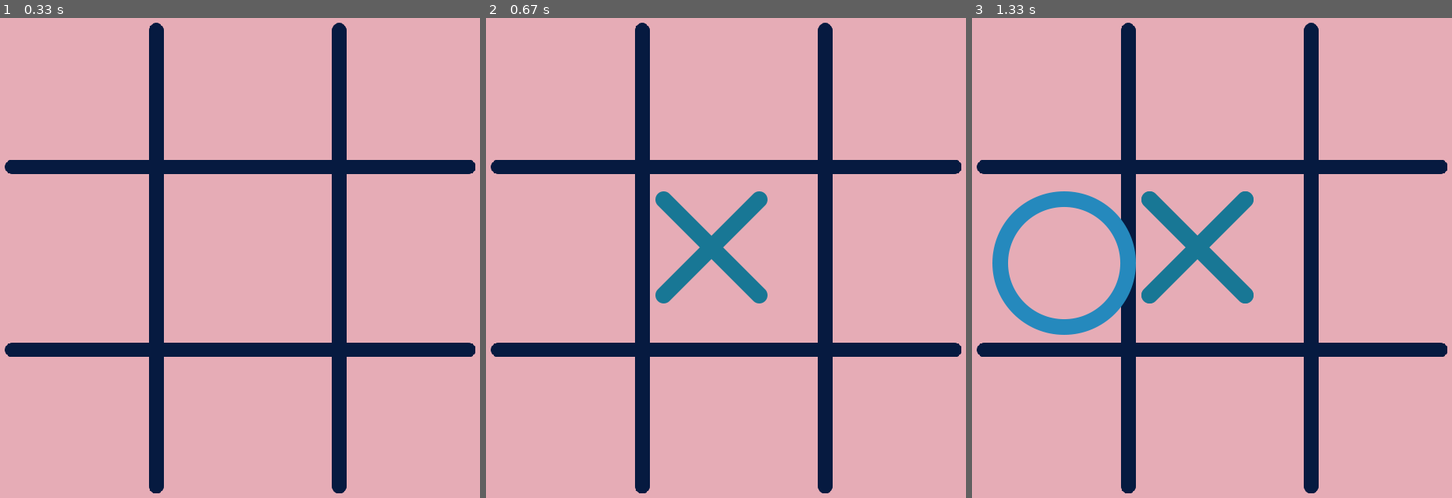
Above: before the commit, frames 1-3 (left to right).
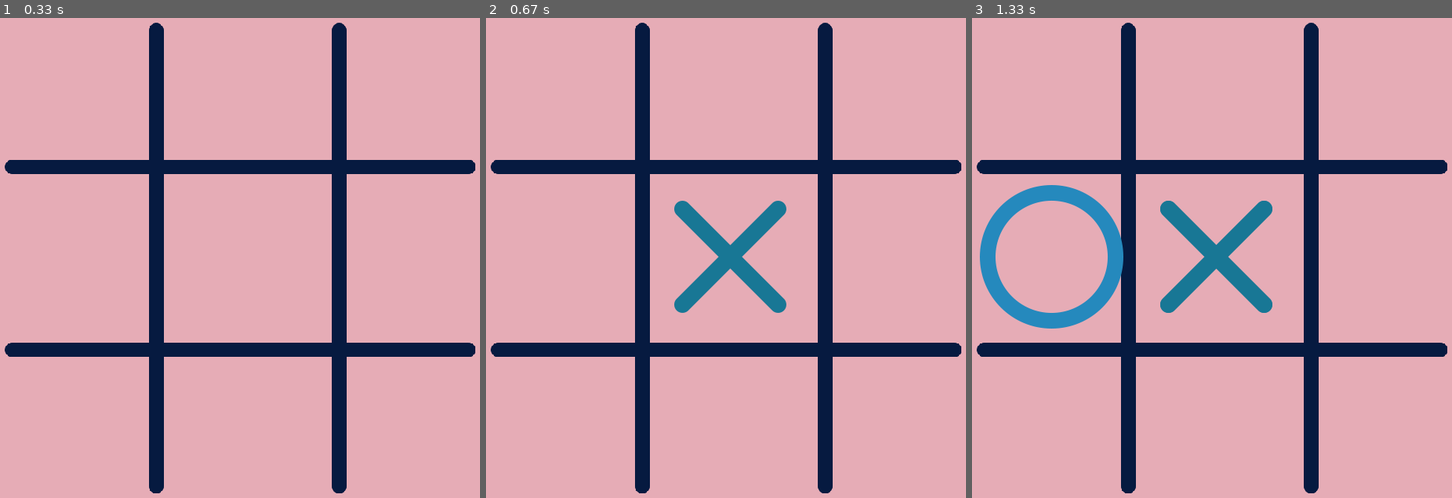
Above: after the commit, the same moments.

Repository: xofiaxinha/pygame-TicTacToe
Game: pygame game, started from main.py
Same seed, same stepped clock (60 frames per second), same inputs: the game is played once before the commit and once after it.
Inputs (mouse positions are in pixels of both pictures, inside the frame that each line leads up to):
- Up to frame 1 (0.33 s): no input
- Up to frame 2 (0.67 s): click (726, 258) at 0.38 s
- Up to frame 3 (1.33 s): click (1082, 262) at 0.72 s

Frame 1 is identical in both runs. In frame 2, 2.9% of the frame differs, in the area x 35-63%, y 36-62%; in frame 3, 6.2%, in the area x 1-63%, y 34-67%.

Commit message:
fixed positioning on board

Diff:
--- a/main.py
+++ b/main.py
@@ -31,10 +31,10 @@
             if board[i][j] == 'X':
                 # Create an X image and rect
                 graphical_board[i][j][0] = ximg
-                graphical_board[i][j][1] = ximg.get_rect(topleft=(board_positions_x[i][0]+20, board_positions_y[j][0]+30))
+                graphical_board[i][j][1] = ximg.get_rect(center=(round((board_positions_x[i][0]+board_positions_x[i][1])/2), round((board_positions_y[j][0]+board_positions_y[j][1])/2)))
             elif board[i][j] == 'O':
                 graphical_board[i][j][0] = oimg
-                graphical_board[i][j][1] = oimg.get_rect(topleft=(board_positions_x[i][0]+20, board_positions_y[j][0]+30))
+                graphical_board[i][j][1] = oimg.get_rect(center=(round((board_positions_x[i][0]+board_positions_x[i][1])/2), round((board_positions_y[j][0]+board_positions_y[j][1])/2)))
 def findX(xpos):
     if(xpos<230):
         return 0
